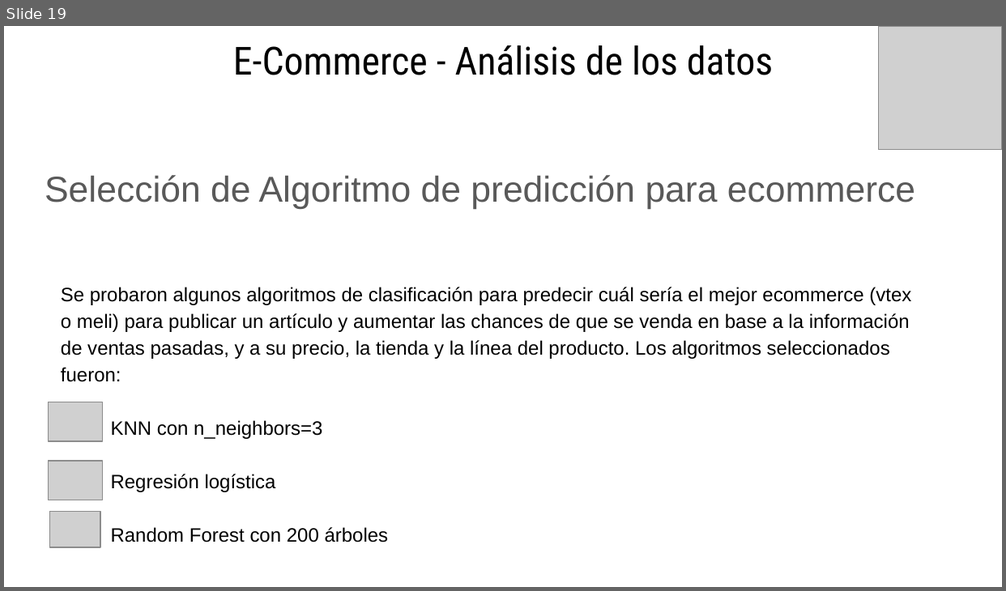
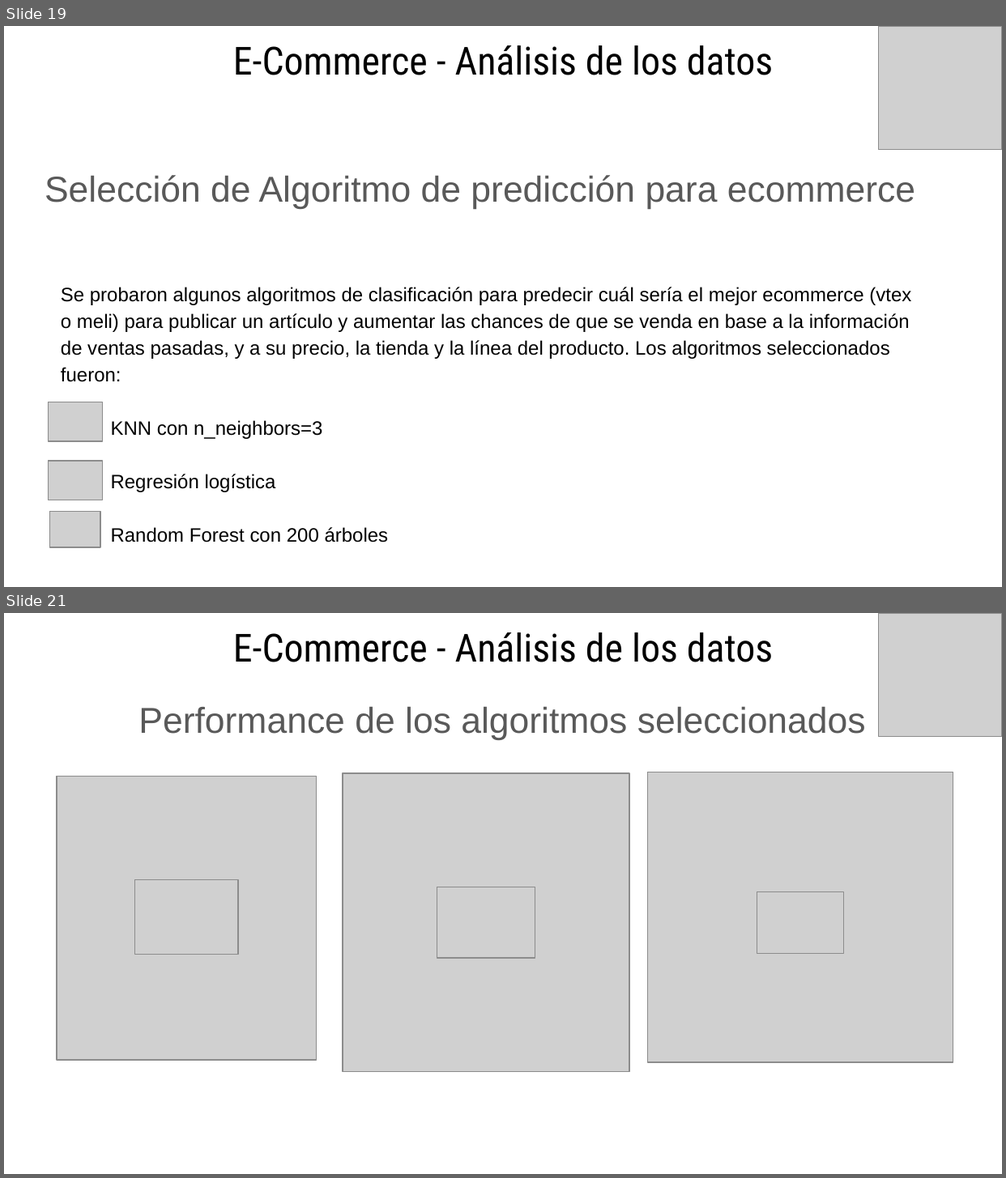
Before and after one commit to eliasguillermo/ds-ecommerce, a slide deck: PROYECTO FINAL - PRESENTANCION GERENCIAL.pptx. Shown one above the other, each under a label of ours: slide 19 before the commit, slides 19 and 21 after it; the slides between them are not shown. The pictures are 1006x591 and 1006x1178 pixels, drawn with LibreOffice and Linux fonts; fonts in the diff are those of the drawing; grey boxes stand for pictures. Boxes give left, top, right and bottom in pixels: in the first picture for what was removed or moved away, otherwise in the second. Text is boxed around its words. In the diff, an @@ line names an element or a change of style, - is before the commit and + after.

```diff
--- a/PROYECTO FINAL - PRESENTANCION GERENCIAL.pptx
+++ b/PROYECTO FINAL - PRESENTANCION GERENCIAL.pptx
@@ slide 21 added at box(4, 613, 1002, 1174), background #FFFFFF @@
@@ text added at box(233, 632, 773, 662), 28 pt, text #000000 @@
+E-Commerce - Análisis de los datos
@@ picture added at box(878, 613, 1002, 737) @@
@@ text added at box(138, 707, 866, 740), 26 pt, text #595959 @@
+Performance de los algoritmos seleccionados
@@ picture added at box(57, 777, 317, 1061) @@
@@ picture added at box(343, 773, 629, 1072) @@
@@ picture added at box(648, 772, 953, 1062) @@
@@ picture added at box(134, 880, 237, 956) @@
@@ picture added at box(437, 888, 535, 958) @@
@@ picture added at box(756, 892, 843, 953) @@
```
Also in this commit, not shown: 2 slides changed, 3 other slides added, 1 slide removed.
